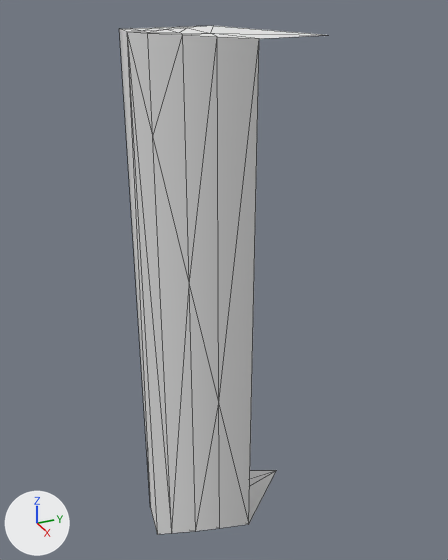
An edit to the glTF model Structures Plus/models/c90part_19705b9078411d6c04e2d2f4.glb, drawn before and after from the same camera.
Rendered twice from a 50 mm lens placed at (2.027, 0.539, 1.046), pointed at (0.983, 1.009, 0.524). The axes (+X, +Y, +Z) are drawn at lower left. The lights are the same throughout. The first picture is the older version. Mesh edges are drawn as thin lines. Vertices at exactly the same position are counted once.
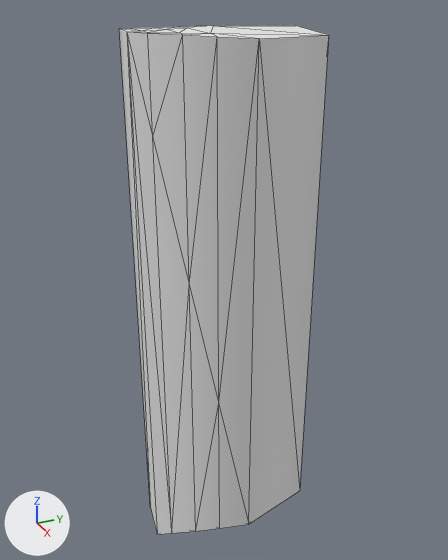
The change in detail:
me_mesh_0 is used by ob_cylinder; location (0.0, 0.0, 0.0).
Verts and faces of me_mesh_0; kept vertices keep their numbers, new ones are numbered from 40.
Before the commit, vertices of me_mesh_0: 9 (0.892, 1.028, 0.997) at pixel (213, 25), 10 (0.894, 1.028, -0.048), 17 (1.109, 1.013, -0.021) at pixel (248, 524), 25 (1.107, 1.013, 0.986) at pixel (259, 38), 32 (1.063, 1.168, 0.986).
Before the commit, vertices of me_mesh_0: 39 (0.955, 1.168, -0.048) at pixel (276, 470).
me_mesh_0 had 40 vertices, 72 faces and spanned x 0.892..1.109, y 0.818..1.168, z -0.048..0.997.
me_mesh_0 now has 42 vertices, 80 faces and spans x 0.892..1.109, y 0.818..1.168, z -0.048..0.997.
Part 1, on me_mesh_0:
New vertex 40 is at (1.066, 1.168, -0.021), pixel (299, 490).
New vertex 41 is at (0.953, 1.168, 0.997), pixel (295, 25).
New faces: (17, 40, 25), (32, 40, 39), (9, 41, 39), (25, 40, 32), (32, 39, 41), (9, 39, 10) (mat_trunk (white #e7e7e7)).
New faces: (9, 32, 41), (17, 39, 40) (mat_wood (white #e7e7e7)).

Location of each change, (x1, y1, x2, y2) in pixels of the pictures (448 x 560 px):
'Cylinder', reshaped
    before: (119, 26, 322, 534)
    after: (119, 26, 329, 534)
part 1 of me_mesh_0, added
    after: (224, 26, 329, 524)
